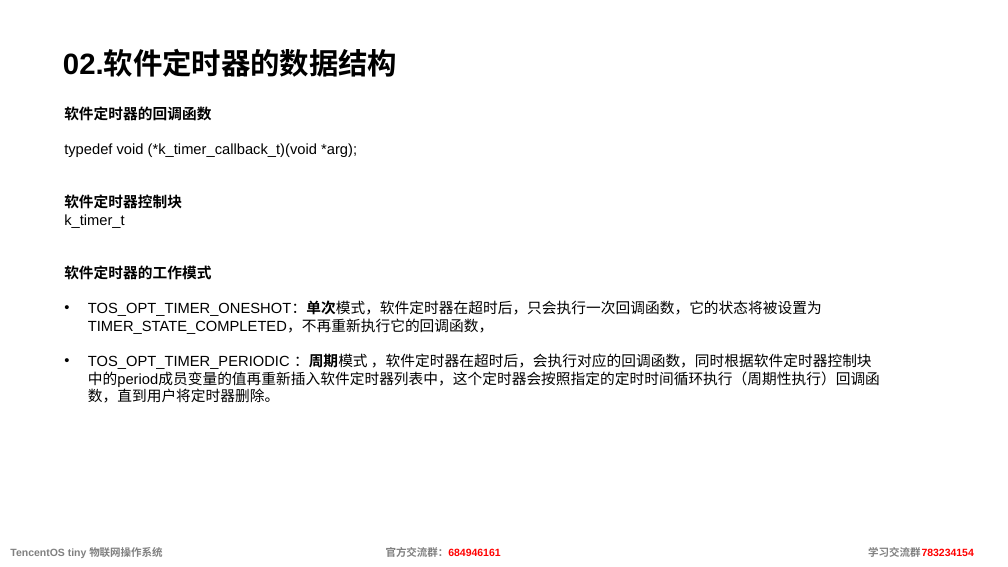
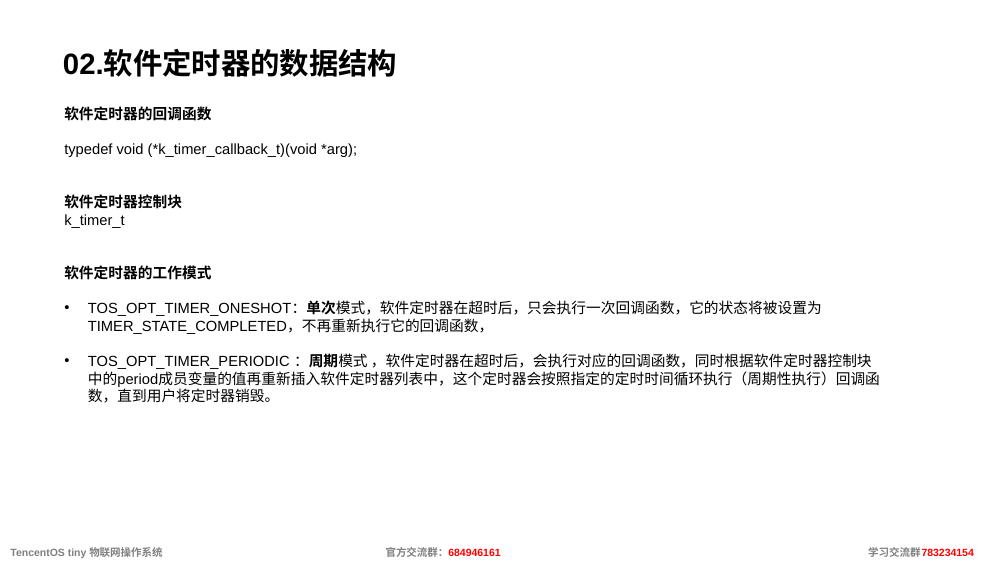
Before and after one commit to jiejieTop/TencentOS-Demo, a slide deck: slide 7 of PPT/TencentOS-tiny10-软件定时器.pptx. Drawn at 1008x567 pixels with LibreOffice and Linux fonts; fonts in the diff are those of the drawing. Boxes give left, top, right and bottom in pixels: in the first picture for what was removed or moved away, otherwise in the second. Text is boxed around its words. In the diff, an @@ line names an element or a change of style, - is before the commit and + after.

Commit message:
update timer

```diff
--- a/PPT/TencentOS-tiny10-软件定时器.pptx
+++ b/PPT/TencentOS-tiny10-软件定时器.pptx
@@ text at (88,353,880,403): text changed @@
-• TOS_OPT_TIMER_PERIODIC ：周期模式 ，软件定时器在超时后，会执行对应的回调函数，同时根据软件定时器控制块中的period成员变量的值再重新插入软件定时器列表中，这个定时器会按照指定的定时时间循环执行（周期性执行）回调函数，直到用户将定时器删除。
+• TOS_OPT_TIMER_PERIODIC ：周期模式 ，软件定时器在超时后，会执行对应的回调函数，同时根据软件定时器控制块中的period成员变量的值再重新插入软件定时器列表中，这个定时器会按照指定的定时时间循环执行（周期性执行）回调函数，直到用户将定时器销毁。
```
Also in this commit, not shown: 1 other slide changed, 4 other files.
